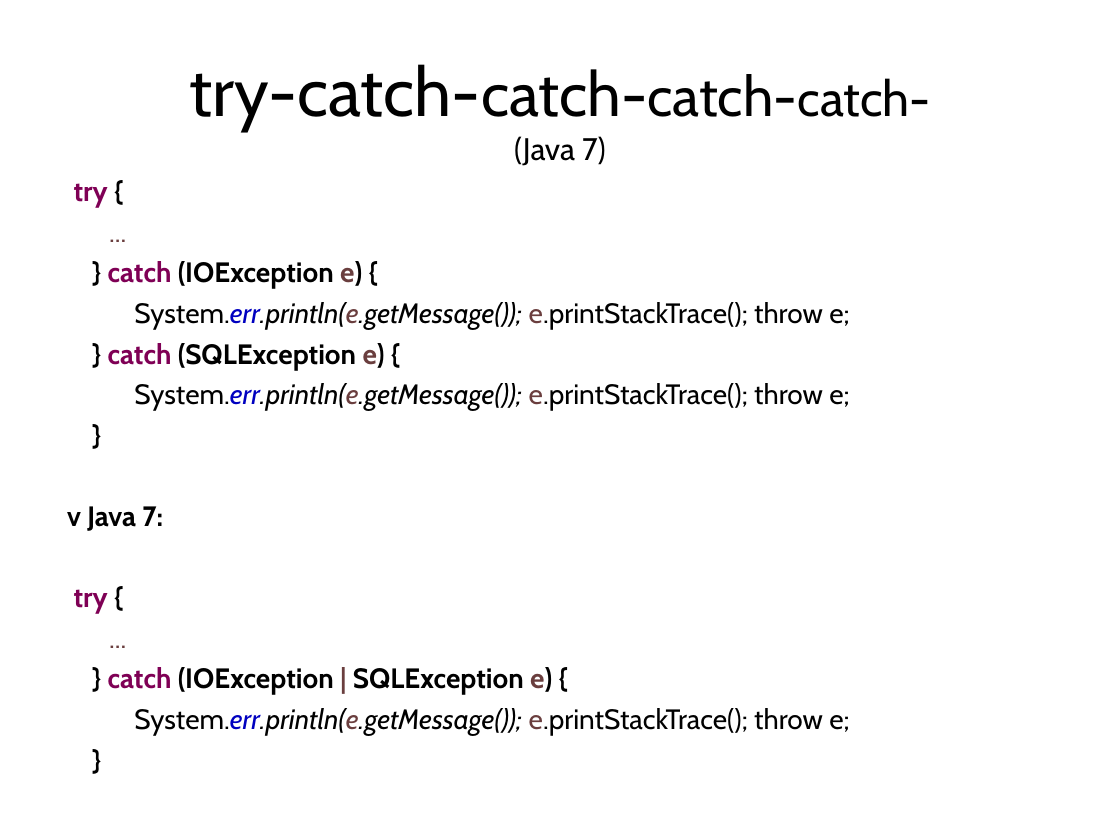
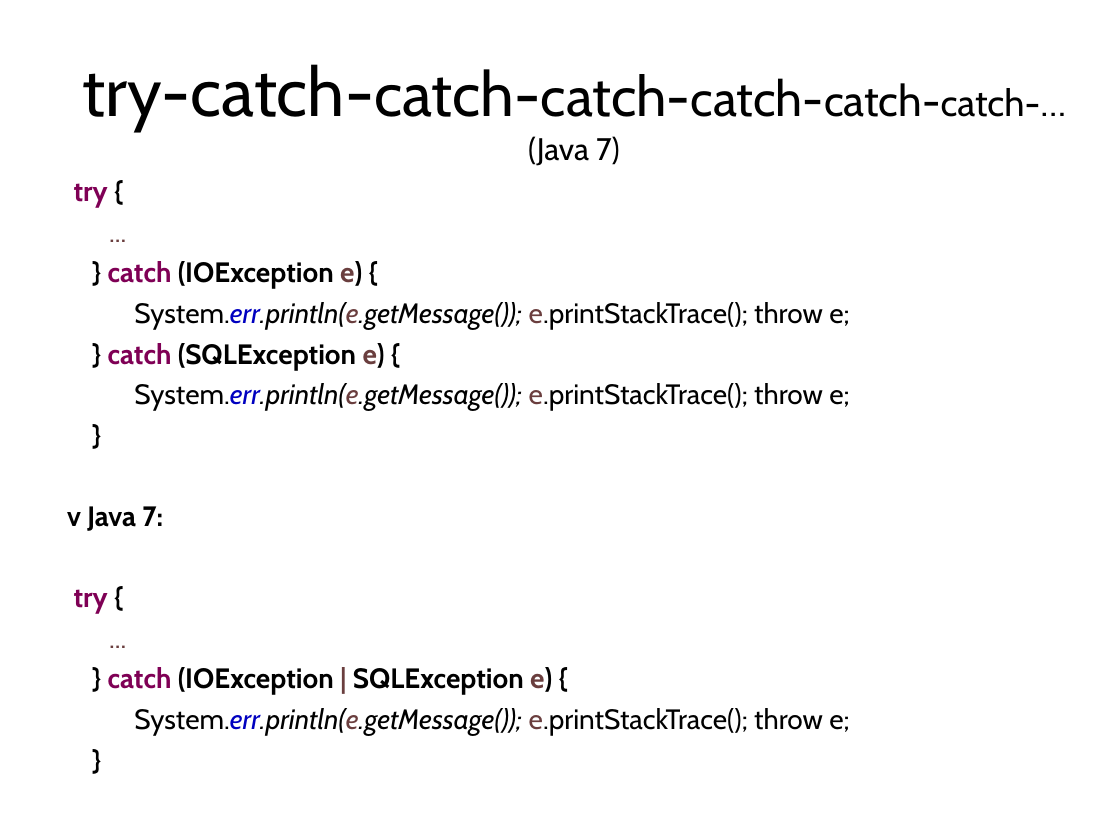
Before and after one commit to Programovanie4/Prednasky, a slide deck: slide 18 of 08/08_java.ppt (slide 17 before the commit). Drawn at 1120x840 pixels with LibreOffice and Linux fonts; fonts in the diff are those of the drawing. Boxes give left, top, right and bottom in pixels: in the first picture for what was removed or moved away, otherwise in the second. Text is boxed around its words. In the diff, an @@ line names an element or a change of style, - is before the commit and + after.

```diff
--- a/08/08_java.ppt
+++ b/08/08_java.ppt
@@ title at (82, 64, 1066, 166): text changed @@
-try-catch-catch-catch-catch-
-(Java 7)
+try-catch-catch-catch-catch-catch-catch-…
+(Java 7)
```
Also in this commit, not shown: 29 other slides changed, 2 slides added, 1 other file.
